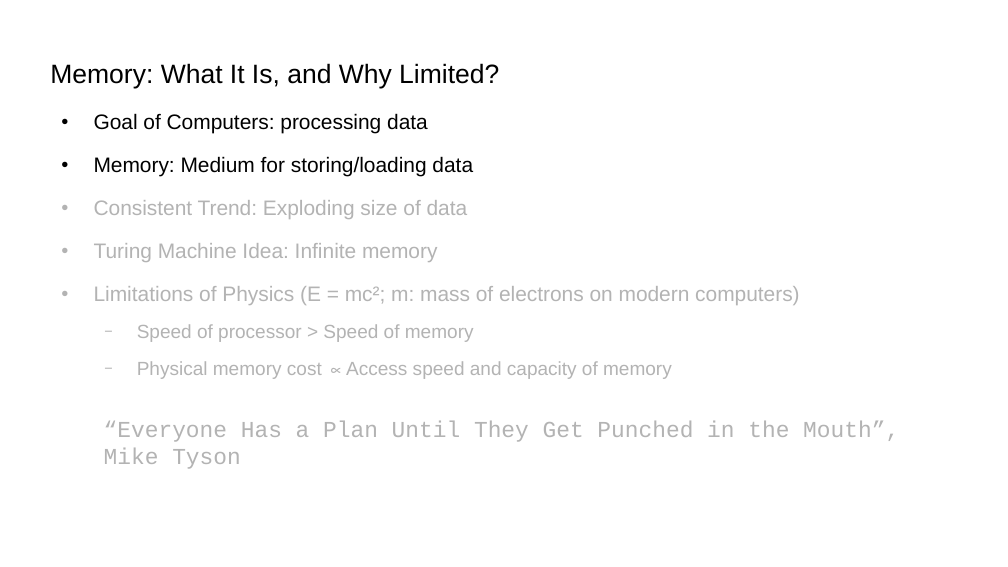
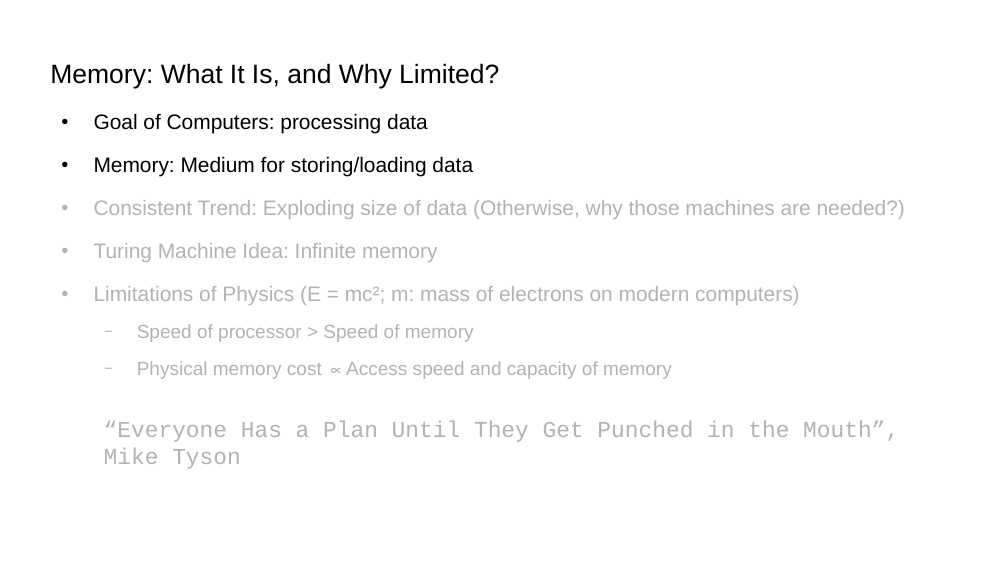
Before and after one commit to damonitor/talks, a slide deck: slide 12 of 2025/kernel_recipes/damon_kernel_recipes2025.odp (slide 11 before the commit). Drawn at 1008x567 pixels with LibreOffice and Linux fonts; fonts in the diff are those of the drawing. Boxes give left, top, right and bottom in pixels: in the first picture for what was removed or moved away, otherwise in the second. Text is boxed around its words. In the diff, an @@ line names an element or a change of style, - is before the commit and + after.

```diff
--- a/2025/kernel_recipes/damon_kernel_recipes2025.odp
+++ b/2025/kernel_recipes/damon_kernel_recipes2025.odp
@@ rectangle: place and size @@
-rectangle at [46, 183, 896, 494]
+rectangle at [46, 183, 915, 494]
@@ text at [94, 200, 905, 219]: text changed @@
-● Consistent Trend: Exploding size of data
+● Consistent Trend: Exploding size of data (Otherwise, why those machines are needed?)
```
Also in this commit, not shown: 20 other slides changed, 1 slide added, 1 other file.
